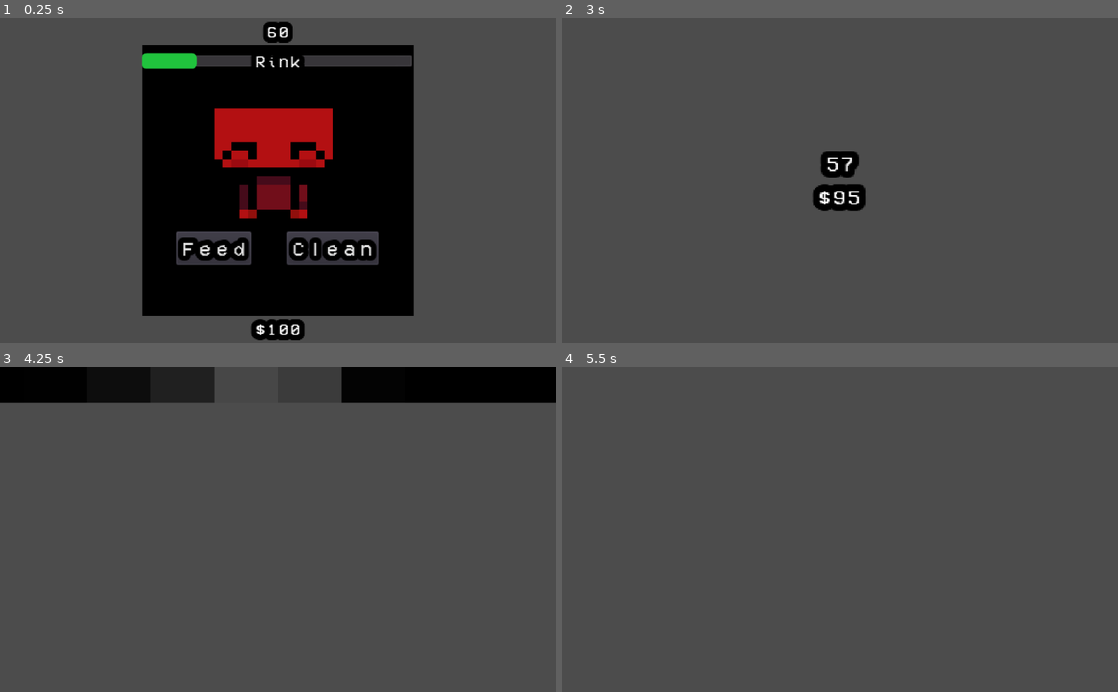
Above: before the commit, frames 1-4 (two rows, left to right).
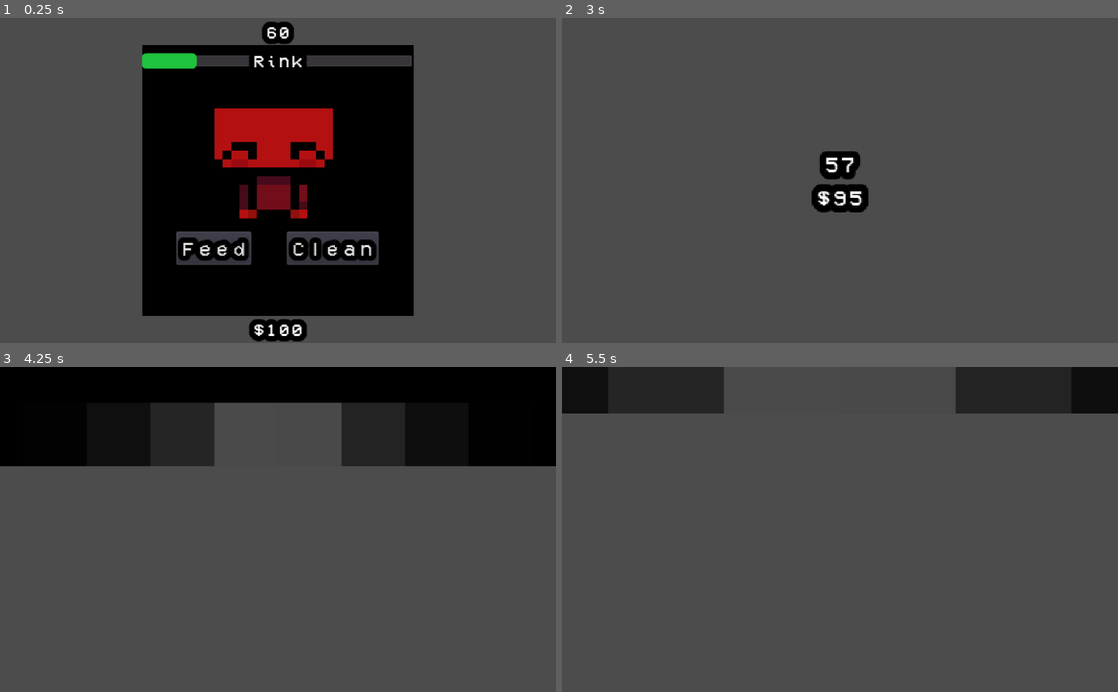
Above: after the commit, the same moments.

Repository: BinRoot/ludum-dare-52
Game: Godot game, scene res://Scenes/DayNightSystem.tscn
The game is run twice, just before and just after one commit, with the same random seed, the same clock (stepped at 60 frames per second) and the same inputs. The engine's default icon, where the game draws it, is replaced by a stand-in: a white triangle on a blue panel in a dark square.
Inputs:
- Up to frame 1 (0.25 s): no input
- Up to frame 2 (3 s): click "Feed" at 0.5 s; click "Clean" at 1.25 s; hold Up (ui_up) 2.03-2.78 s; tap Enter at 2.75 s; hold Down (ui_down) from 2.78 s (still down)
- Up to frame 3 (4.25 s): release Down (ui_down) at 3.53 s; hold Up (ui_up) from 3.53 s (still down)
- Up to frame 4 (5.5 s): tap Space at 4.25 s; release Up (ui_up) at 5.03 s; hold Down (ui_down) from 5.03 s (still down)

The runs differ from the first frame. In frame 1, 0.6% of the frame differs, in the area x 44-56%, y 1-100%; in frame 2, 0.5%; in frame 3, 19%, in the area x 0-100%, y 0-31%; in frame 4, 8.4%.
Error in both runs: Invalid get index '-1' (on base: 'Array'). (res://Scenes/Grid.gd:68)

Commit message:
added harvest text

Diff:
--- a/Resources/UIFont1.tres
+++ b/Resources/UIFont1.tres
@@ -3,7 +3,7 @@
 [ext_resource path="res://Assets/Fonts/VCR_OSD_MONO_1.001.ttf" type="DynamicFontData" id=1]
 
 [resource]
-size = 40
+size = 20
 outline_size = 5
 outline_color = Color( 0, 0, 0, 1 )
 extra_spacing_char = 2
--- a/Scenes/GridTester.gd
+++ b/Scenes/GridTester.gd
@@ -41,12 +41,12 @@
 		-1 * time_left_label.rect_size.x / 2,
 		-new_position.y - 20
 	)
-	time_left_label.get("custom_fonts/font").size = new_zoom.x * 30
+	time_left_label.get("custom_fonts/font").size = new_zoom.x * 35
 	money_label.rect_position = Vector2(
 		-1 * money_label.rect_size.x / 2,
 		new_position.y + 5
 	)
-	money_label.get("custom_fonts/font").size = new_zoom.x * 30
+	money_label.get("custom_fonts/font").size = new_zoom.x * 35
 
 
 func _input(event):
--- a/Scenes/GridUnit.gd
+++ b/Scenes/GridUnit.gd
@@ -10,6 +10,7 @@
 enum State {
 	OCCUPIED,
 	VACANT,
+	HARVESTING,
 	DEAD
 }
 
@@ -25,6 +26,8 @@
 onready var name_label = $Control/ProgressBar/NameLabel
 onready var clean_button = $Control/CleanButton
 onready var harvest_timer = $HarvestTimer
+onready var harvested_label = $Control/HarvestedLabel
+onready var harvested_label_tween = $HarvestedLabelTween
 var rng = RandomNumberGenerator.new()
 var current_state = State.OCCUPIED
 
@@ -39,6 +42,7 @@
 
 func harvest():
 	prisoner.harvest()
+	current_state = State.HARVESTING
 	harvest_timer.start()
 
 func feed():
@@ -60,17 +64,19 @@
 func _process(delta):
 	progress_bar.value = health
 	progress_bar.visible = current_state == State.OCCUPIED
-	prisoner.visible = current_state == State.OCCUPIED
+	prisoner.visible = current_state in [State.OCCUPIED, State.HARVESTING]
 	feed_button.visible = current_state == State.OCCUPIED
-	poop1.visible = current_state in [State.OCCUPIED, State.DEAD]
-	poop2.visible = current_state in [State.OCCUPIED, State.DEAD]
-	poop3.visible = current_state in [State.OCCUPIED, State.DEAD]
+	poop1.visible = current_state in [State.OCCUPIED, State.DEAD, State.HARVESTING]
+	poop2.visible = current_state in [State.OCCUPIED, State.DEAD, State.HARVESTING]
+	poop3.visible = current_state in [State.OCCUPIED, State.DEAD, State.HARVESTING]
+	if not (current_state in [State.HARVESTING]):
+		harvested_label.visible = false
 	clean_button.visible = current_state in [State.OCCUPIED, State.DEAD]
 	harvest_button.visible = current_state == State.OCCUPIED and health > 90
 	buy_button.visible = current_state == State.VACANT
 	buy_button.text = "Buy (${0})".format([Globals.cost_replenish])
 	prisoner.position = prison_cell.size / 2 - prisoner.size / 2
-	if current_state in [State.OCCUPIED, State.DEAD]:
+	if current_state in [State.OCCUPIED, State.DEAD, State.HARVESTING]:
 		update_poop()
 
 func set_size(_new_size):
@@ -135,6 +141,70 @@
 
 
 func _on_HarvestTimer_timeout():
+	var earnings = Globals.harvest_earning
+	harvested_label.text = "Harvested ${0}".format([earnings])
+	harvested_label.visible = true
+	var starting_pos = get_size() / 2 - harvested_label.rect_size / 2
+	var starting_scale = Vector2.ONE
+	harvested_label.rect_position = starting_pos
+	harvested_label.rect_scale = starting_scale
+	harvested_label.rect_pivot_offset = harvested_label.rect_size / 2
+	harvested_label_tween.interpolate_property(
+		harvested_label,
+		"rect_position",
+		starting_pos,
+		starting_pos + Vector2.UP * 100,
+		0.3,
+		Tween.TRANS_CUBIC,
+		Tween.EASE_OUT
+	)
+	harvested_label_tween.interpolate_property(
+		harvested_label,
+		"rect_scale",
+		starting_scale,
+		starting_scale * 2,
+		0.3,
+		Tween.TRANS_QUINT,
+		Tween.EASE_IN
+	)
+	harvested_label_tween.start()
+	yield(harvested_label_tween, "tween_completed")
+	yield(harvested_label_tween, "tween_completed")
+
+	harvested_label_tween.interpolate_property(
+		harvested_label,
+		"rect_position",
+		harvested_label.rect_position,
+		harvested_label.rect_position + Vector2.DOWN * 100,
+		4,
+		Tween.TRANS_EXPO,
+		Tween.EASE_IN
+	)
+	harvested_label_tween.interpolate_property(
+		harvested_label,
+		"rect_rotation",
+		0,
+		-5,
+		2,
+		Tween.TRANS_BACK,
+		Tween.EASE_OUT
+	)
+	harvested_label_tween.start()
+	yield(harvested_label_tween, "tween_completed")
+	yield(harvested_label_tween, "tween_completed")
+
+	harvested_label_tween.interpolate_property(
+		harvested_label,
+		"rect_rotation",
+		-5,
+		0,
+		2,
+		Tween.TRANS_BOUNCE,
+		Tween.EASE_OUT
+	)
+	harvested_label_tween.start()
+	yield(harvested_label_tween, "tween_completed")
+
 	current_state = State.VACANT
-	emit_signal("on_harvest", Globals.harvest_earning)
+	emit_signal("on_harvest", earnings)
 	health = 0
--- a/Scenes/GridUnit.tscn
+++ b/Scenes/GridUnit.tscn
@@ -87,6 +87,15 @@
 custom_fonts/font = ExtResource( 6 )
 text = "Clean"
 
+[node name="HarvestedLabel" type="Label" parent="Control"]
+anchor_right = 0.5
+margin_right = 65.0
+margin_bottom = 14.0
+grow_horizontal = 2
+grow_vertical = 2
+custom_fonts/font = ExtResource( 5 )
+text = "Harvested $X"
+
 [node name="HungerTimer" type="Timer" parent="."]
 wait_time = 4.0
 autostart = true
@@ -99,6 +108,8 @@
 wait_time = 3.0
 one_shot = true
 
+[node name="HarvestedLabelTween" type="Tween" parent="."]
+
 [connection signal="pressed" from="Control/FeedButton" to="." method="_on_FeedButton_pressed"]
 [connection signal="pressed" from="Control/HarvestButton" to="." method="_on_HarvestButton_pressed"]
 [connection signal="pressed" from="Control/BuyButton" to="." method="_on_BuyButton_pressed"]
--- a/project.godot
+++ b/project.godot
@@ -20,6 +20,7 @@
 
 [display]
 
+window/dpi/allow_hidpi=true
 window/stretch/mode="viewport"
 
 [gui]
Not shown, changed: HTML5/index.html
Not shown, changed: HTML5/ludum-dare-52.pck
